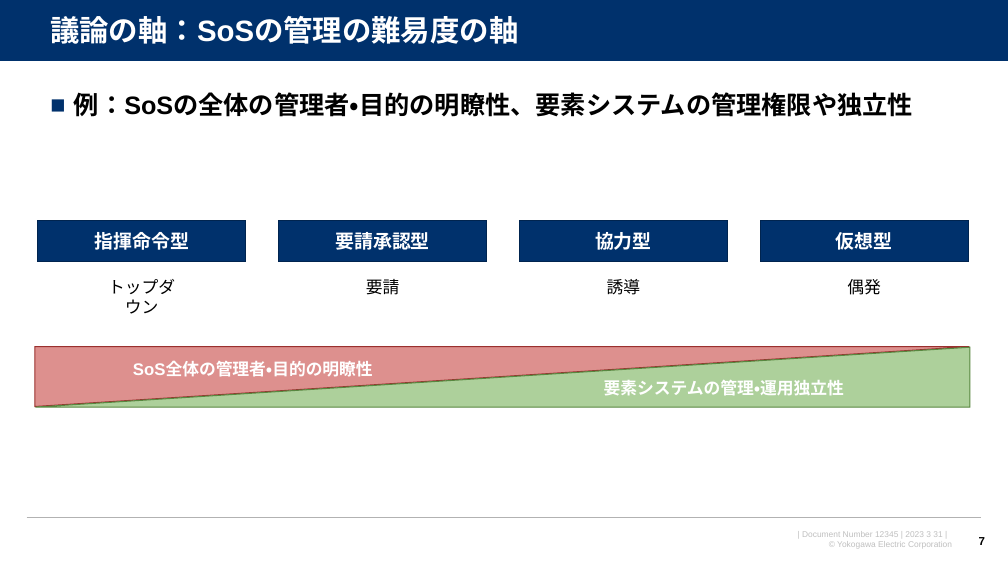
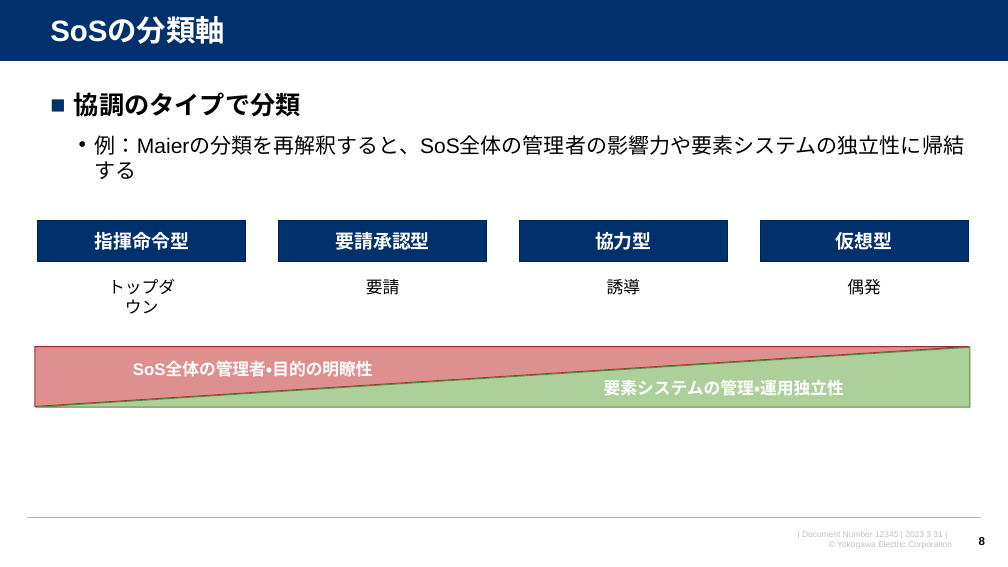
Before and after one commit to watarukumagai-git/opt, a slide deck: slide 8 of SoS/230802_SoS分科会第6回進め方のご相談_rev.0.pptx (slide 7 before the commit). Drawn at 1008x567 pixels with LibreOffice and Linux fonts; fonts in the diff are those of the drawing; background and template pictures are left out. Boxes give left, top, right and bottom in pixels: in the first picture for what was removed or moved away, otherwise in the second. Text is boxed around its words. In the diff, an @@ line names an element or a change of style, - is before the commit and + after.

```diff
--- a/SoS/230802_SoS分科会第6回進め方のご相談_rev.0.pptx
+++ b/SoS/230802_SoS分科会第6回進め方のご相談_rev.0.pptx
@@ title at [50, 18, 225, 44]: text changed @@
-議論の軸：SoSの管理の難易度の軸
+SoSの分類軸
@@ text at [74, 92, 964, 155]: text changed; size 24 to 20 pt; bold off @@
-■ 例：SoSの全体の管理者・目的の明瞭性、要素システムの管理権限や独立性
+■ 協調のタイプで分類
+  • 例：Maierの分類を再解釈すると、SoS全体の管理者の影響力や要素システムの独立性に帰結する
@@ page number at [979, 536, 985, 548]: text changed @@
-7
+8
```
Also in this commit, not shown: 4 other slides changed, 1 slide removed.
